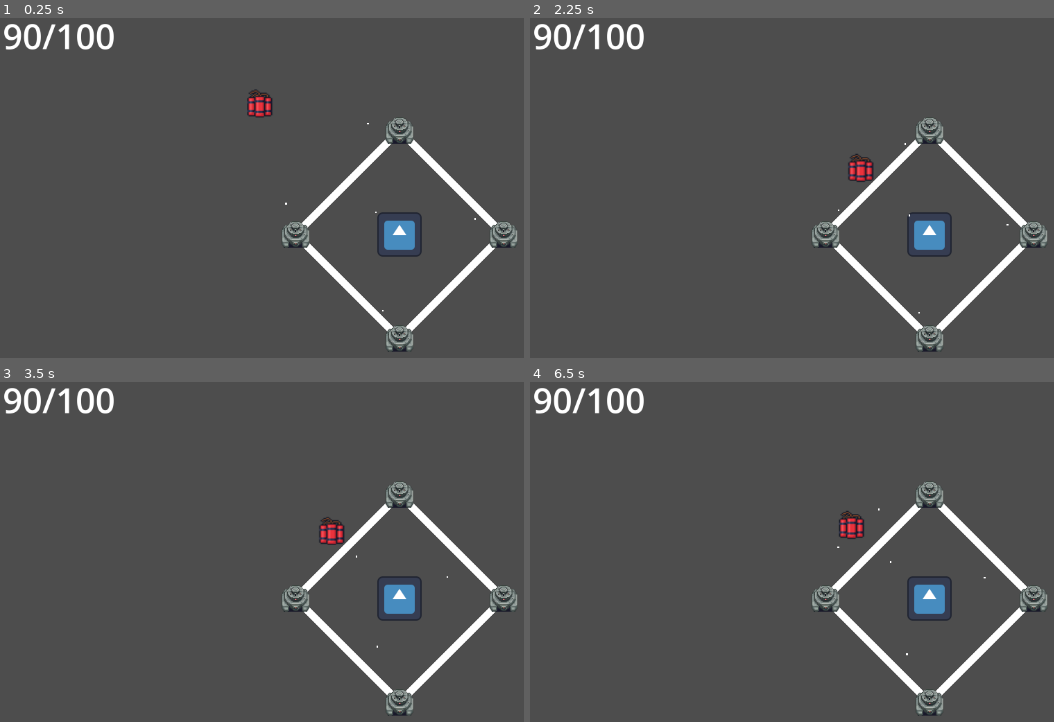
Above: before the commit, frames 1-4 (two rows, left to right).
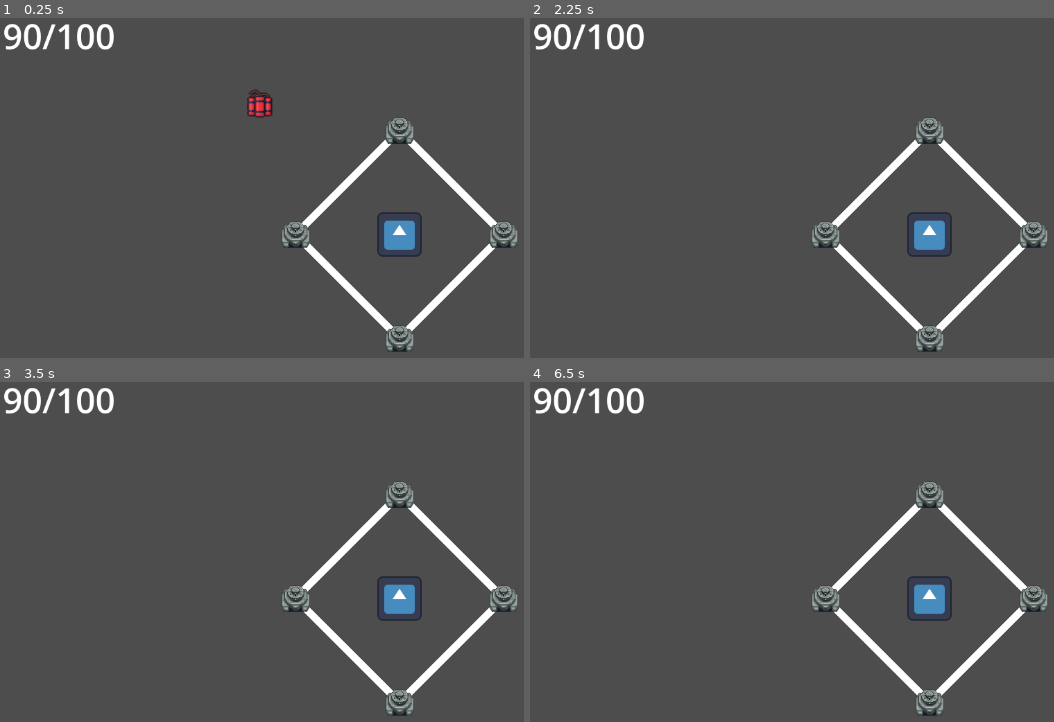
Above: after the commit, the same moments.

Repository: PM-Micael/Project-Tower
Game: Godot game, scene res://Scenes/Game.tscn
Two runs of this game, one before a commit and one after it. Both use one fixed random seed, a clock stepped at 60 frames per second and the inputs below. The engine's default icon, where the game draws it, is replaced by a stand-in: a white triangle on a blue panel in a dark square.
Inputs:
- Up to frame 1 (0.25 s): no input
- Up to frame 2 (2.25 s): tap Enter at 2 s
- Up to frame 3 (3.5 s): tap Space at 2.75 s
- Up to frame 4 (6.5 s): tap Enter at 3.5 s; tap Space at 5 s

The runs differ from the first frame. In frame 1, less than 0.1% of the frame differs, in the area x 54-91%, y 30-87%; in frame 2, 0.3%; in frame 3, 0.3%; in frame 4, 0.3%, in the area x 58-88%, y 37-81%.

Commit message:
Added a script and node to handle the Round. Added a counter to swap inbetween wave defense and preperation phase.

Diff:
--- /dev/null
+++ b/Files/round_config.json
@@ -0,0 +1,14 @@
+{
+	"tier_1": {
+		"wave_multipliers": {
+			"health_multiplier": 2,
+			"attack_multiplier": 2
+		}
+	},
+	"tier_2": {
+		"wave_multipliers": {
+			"health_multiplier": 4,
+			"attack_multiplier": 4
+		}
+	}
+}
--- a/Scenes/Game.tscn
+++ b/Scenes/Game.tscn
@@ -6,16 +6,12 @@
 [ext_resource type="Script" uid="uid://bd5vnub00s8ra" path="res://Scripts/Structures/fort.gd" id="3_b2bpf"]
 [ext_resource type="PackedScene" uid="uid://b0k3abpx5lwt7" path="res://Scenes/Structures/canon.tscn" id="4_7lihs"]
 [ext_resource type="Script" uid="uid://csctngf5o2avw" path="res://Scripts/UI/health_label.gd" id="4_fgofq"]
+[ext_resource type="Script" uid="uid://behk56mj7j6r5" path="res://Scripts/round_handler.gd" id="5_2irst"]
 [ext_resource type="PackedScene" uid="uid://ddkv70duynxc" path="res://Scenes/Structures/wall.tscn" id="6_fgofq"]
 
 [node name="Game" type="Node2D"]
 
 [node name="DefendTower" type="Node2D" parent="."]
-
-[node name="EnemySpawn" type="Node2D" parent="DefendTower"]
-position = Vector2(-437, -407)
-script = ExtResource("1_kldst")
-enemy_scene = ExtResource("2_b2bpf")
 
 [node name="Fort" type="Node2D" parent="DefendTower"]
 script = ExtResource("3_b2bpf")
@@ -31,6 +27,14 @@
 [node name="Canons" type="Node2D" parent="DefendTower/Fort/Structures"]
 
 [node name="Bullets" type="Node2D" parent="DefendTower/Fort"]
+
+[node name="RoundHandler" type="Node2D" parent="DefendTower"]
+script = ExtResource("5_2irst")
+
+[node name="EnemySpawn" type="Node2D" parent="DefendTower/RoundHandler"]
+position = Vector2(-437, -407)
+script = ExtResource("1_kldst")
+enemy_scene = ExtResource("2_b2bpf")
 
 [node name="Camera2D" type="Camera2D" parent="."]
 zoom = Vector2(0.5, 0.5)
--- a/Scripts/Structures/enemy_spawn.gd
+++ b/Scripts/Structures/enemy_spawn.gd
@@ -2,14 +2,25 @@
 
 @export var spawn_cooldown: float = 5.0
 @export var enemy_scene: PackedScene
+@onready var _round_handler_node: Node2D = get_parent()
 
+var _enemy_base_health_multiplier: int
+var _enemy_base_attack_multiplier: int
 var time_since_last_spawn: float = 0.0
 
+func _ready() -> void:
+		var round_config_data = Global.load_json("res://Files/round_config.json")
 
-func _ready() -> void:
-	return
+		if round_config_data:
+			# These are why this is made in _ready and not _init
+			_enemy_base_health_multiplier = round_config_data["tier_" + str(_round_handler_node.round_tier)]["wave_multipliers"]["health_multiplier"]
+			_enemy_base_attack_multiplier = round_config_data["tier_" + str(_round_handler_node.round_tier)]["wave_multipliers"]["attack_multiplier"]
+
 
 func _physics_process(delta: float) -> void:
+	_counter(delta)
+
+func _counter(delta: float):
 	if time_since_last_spawn > 0.0:
 		time_since_last_spawn -= delta
 		return
@@ -23,5 +34,5 @@
 		return
 
 	var enemy = enemy_scene.instantiate()
-	enemy.global_position = global_position
-	get_parent().add_child(enemy)
+	enemy.set_stats(_enemy_base_health_multiplier, _enemy_base_attack_multiplier)
+	add_child(enemy)
--- a/Scripts/Structures/fort.gd
+++ b/Scripts/Structures/fort.gd
@@ -11,7 +11,6 @@
 var _tier_number: int
 var _canon_slot_cords: Dictionary
 
-var _wall_slot_positions: Dictionary
 var _wall_transforms: Array[Transform2D]
 
 func _init() -> void:
@@ -39,7 +38,6 @@
 			var rot = deg_to_rad(transform_dict["rotation"]) # Transform2D uses radians
 			var t = Transform2D(rot, pos)
 			_wall_transforms.append(t)
-			print("Loaded wall slot '%s': position=%s, rotation=%f radians" % [slot_name, pos, rot])
 
 func _spawn_walls():
 	if wall_scene == null || _wall_transforms == null || _wall_transforms.size() == 0:
--- a/Scripts/Units/enemy.gd
+++ b/Scripts/Units/enemy.gd
@@ -1,8 +1,14 @@
 extends CharacterBody2D
 
-@export var maximum_health: int = 20
-@export var current_health: int
-@export var predicted_current_health: int
+@export var base_health: int = 1
+@export var maximum_health: int
+@onready var current_health: int = maximum_health
+@onready var predicted_current_health: int = current_health
+
+@export var base_attack: int = 1
+@export var maximum_attack: int
+@onready var current_attack: int = maximum_attack
+
 @export var speed: float = 200.0
 @export var stop_distance: float = 140.0
 @export var attack_cooldown: float = 1.0
@@ -11,8 +17,6 @@
 var _time_since_last_attack: float = 0.0
 
 func _ready() -> void:
-	current_health = maximum_health
-	predicted_current_health = current_health
 	_ready_target()
 
 func _ready_target() -> void:
@@ -52,6 +56,10 @@
 		move_and_slide()
 		_handle_attack(delta)
 
+func set_stats(health_multiplier: int, max_multiplier: int):
+	maximum_health = base_health * health_multiplier
+	maximum_attack = base_attack * max_multiplier
+
 func _handle_attack(delta: float) -> void:
 	if _time_since_last_attack > 0.0:
 		_time_since_last_attack -= delta
@@ -64,7 +72,6 @@
 	if _target and _target.has_method("take_damage"):
 		_target.call("take_damage", 1)
 
-
 func take_damage(amount: int) -> void:
 	current_health -= amount
 
--- /dev/null
+++ b/Scripts/round_handler.gd
@@ -0,0 +1,30 @@
+extends Node2D
+
+@export var wave_duration: float = 10.0
+@export var prep_phase_duration: float = 5.0
+@export var round_tier: int = 2 # Placeholder
+
+@onready var wave_countdown: float = wave_duration
+@onready var prep_phase_countdown: float = prep_phase_duration
+
+var in_prep_phase: bool
+
+func _physics_process(delta: float) -> void:
+	_counter(delta)
+
+func _counter(delta: float):
+	if in_prep_phase == false: # Wave countdown
+		if wave_countdown > 0.0:
+			wave_countdown -= delta
+			print("Wave duration: " + str(wave_countdown))
+		else:
+			wave_countdown = wave_duration
+			in_prep_phase = true
+		return
+	else: # Prep phase countdown
+		if prep_phase_countdown > 0.0:
+			prep_phase_countdown -= delta
+			print("Prep phase: " + str(prep_phase_countdown))
+		else:
+			prep_phase_countdown = prep_phase_duration
+			in_prep_phase = false
Not shown: 1 places in Scenes/Game.tscn that only renumber resources
Not shown, added: Scripts/round_handler.gd.uid
Not shown, changed: pipeline.txt
Not shown, added: Files/round_config.json5615650743.tmp
